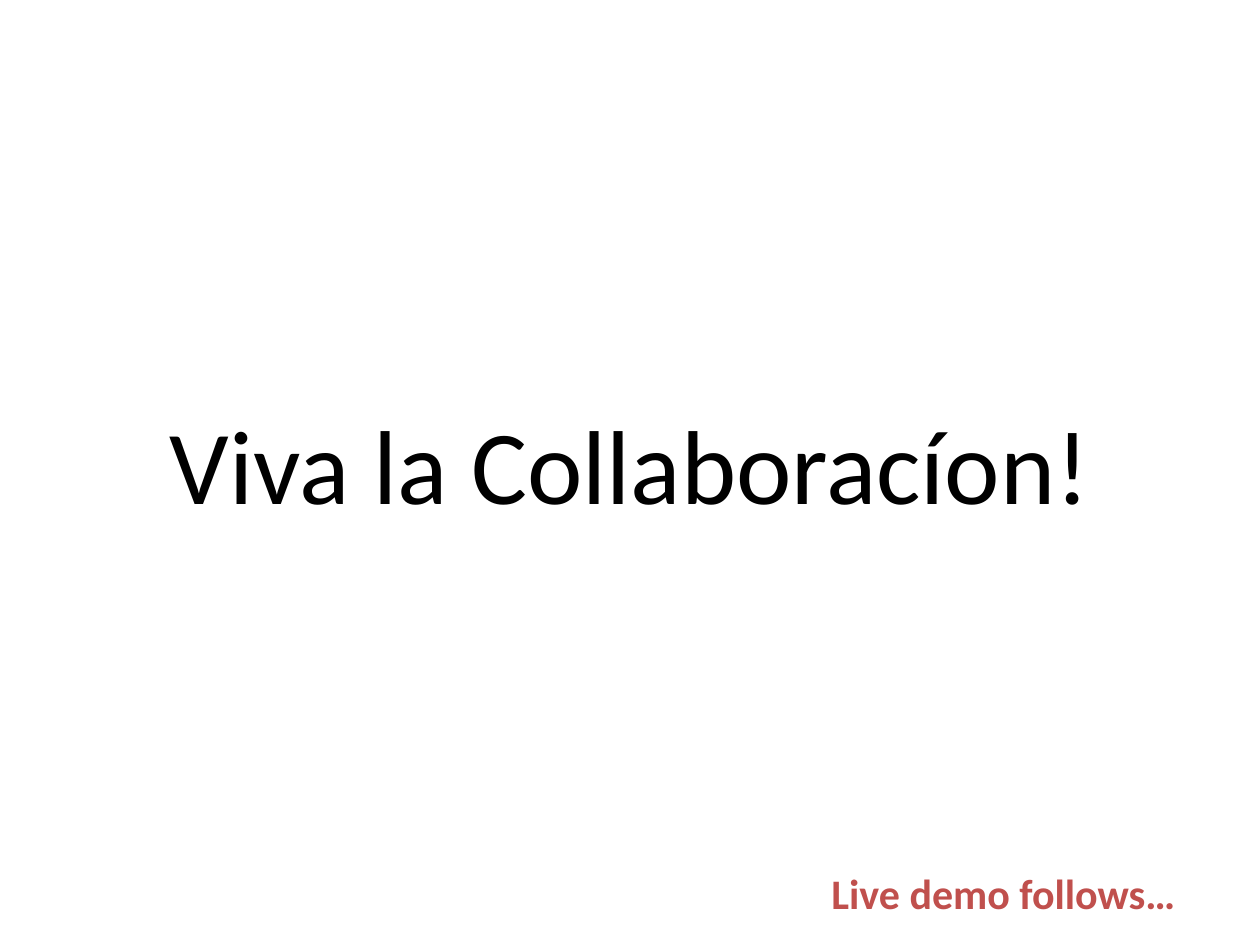
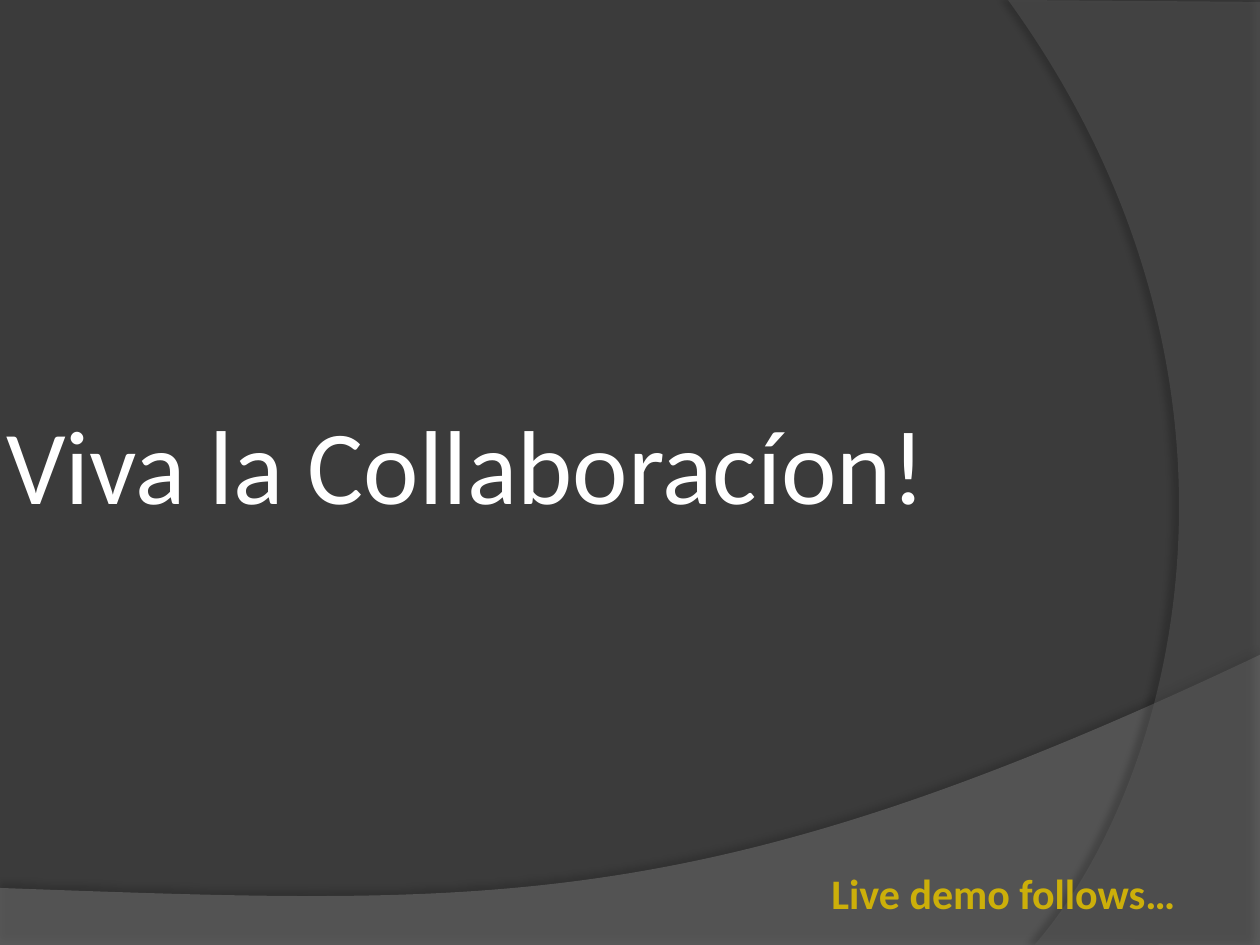
Before and after one commit to satpreetsingh/182mainproject, a slide deck: slide 8 of Documentation/Final Documentation/MultiDraw.pptx. Drawn at 1260x945 pixels with LibreOffice and Linux fonts; fonts in the diff are those of the drawing. Boxes give left, top, right and bottom in pixels: in the first picture for what was removed or moved away, otherwise in the second. Text is boxed around its words. In the diff, an @@ line names an element or a change of style, - is before the commit and + after.

```diff
--- a/Documentation/Final Documentation/MultiDraw.pptx
+++ b/Documentation/Final Documentation/MultiDraw.pptx
@@ background #FFFFFF to #3B3B3B @@
@@ freeform shape added at bbox=[1008, 0, 1260, 945], fill #5E5E5E at 40% opacity @@
@@ title "Viva la Collaboracíon!" at bbox=[6, 431, 926, 505]: text colour #000000 to #FFFFFF; alignment centre to left @@
@@ freeform shape added at bbox=[0, 655, 1260, 945], fill #7F7F7F at 45% opacity @@
@@ text "Live demo follows…" at bbox=[831, 879, 1175, 910]: text colour #C0504D to #CCAF0A @@
```
Also in this commit, not shown: 7 other slides changed, 2 other files.
